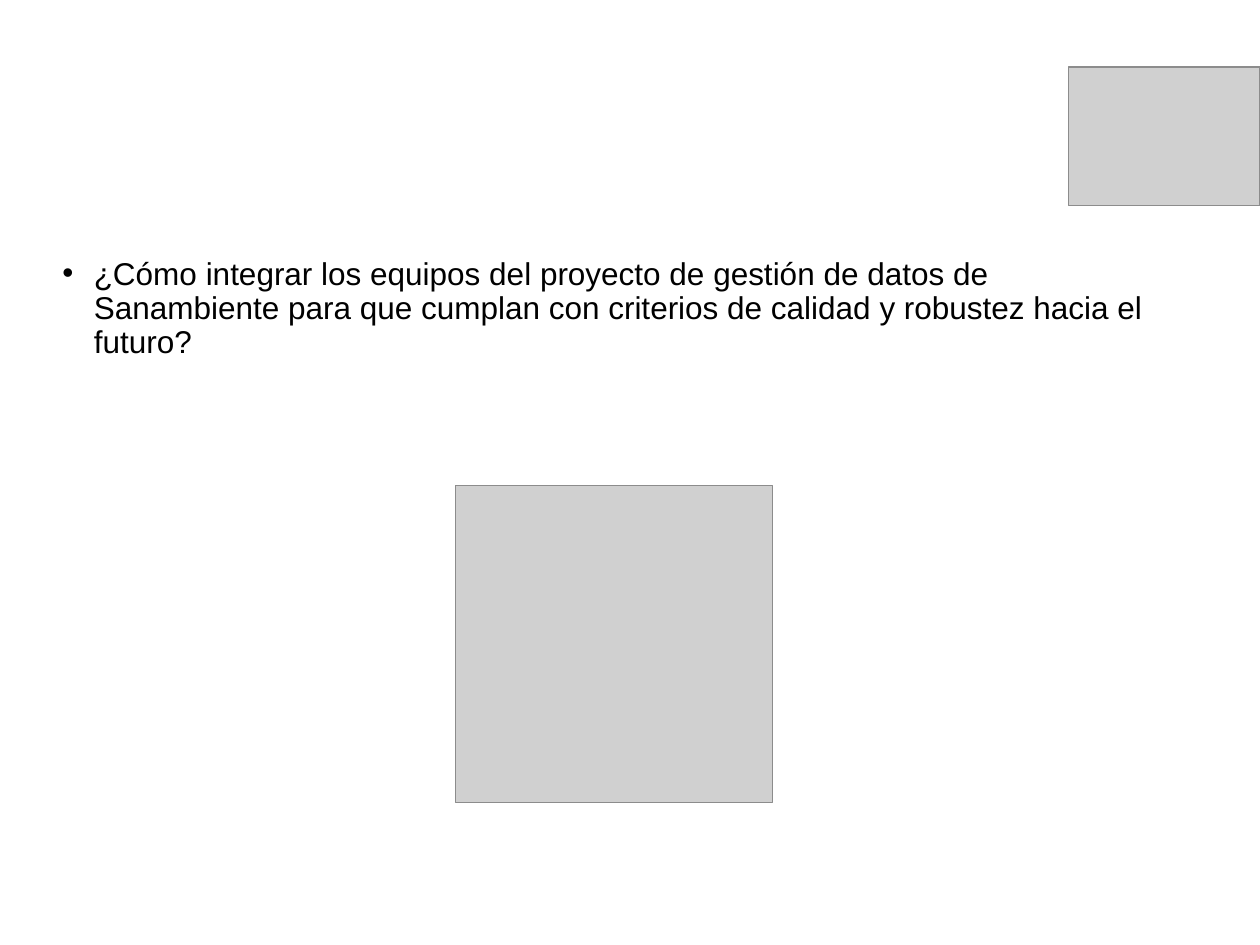
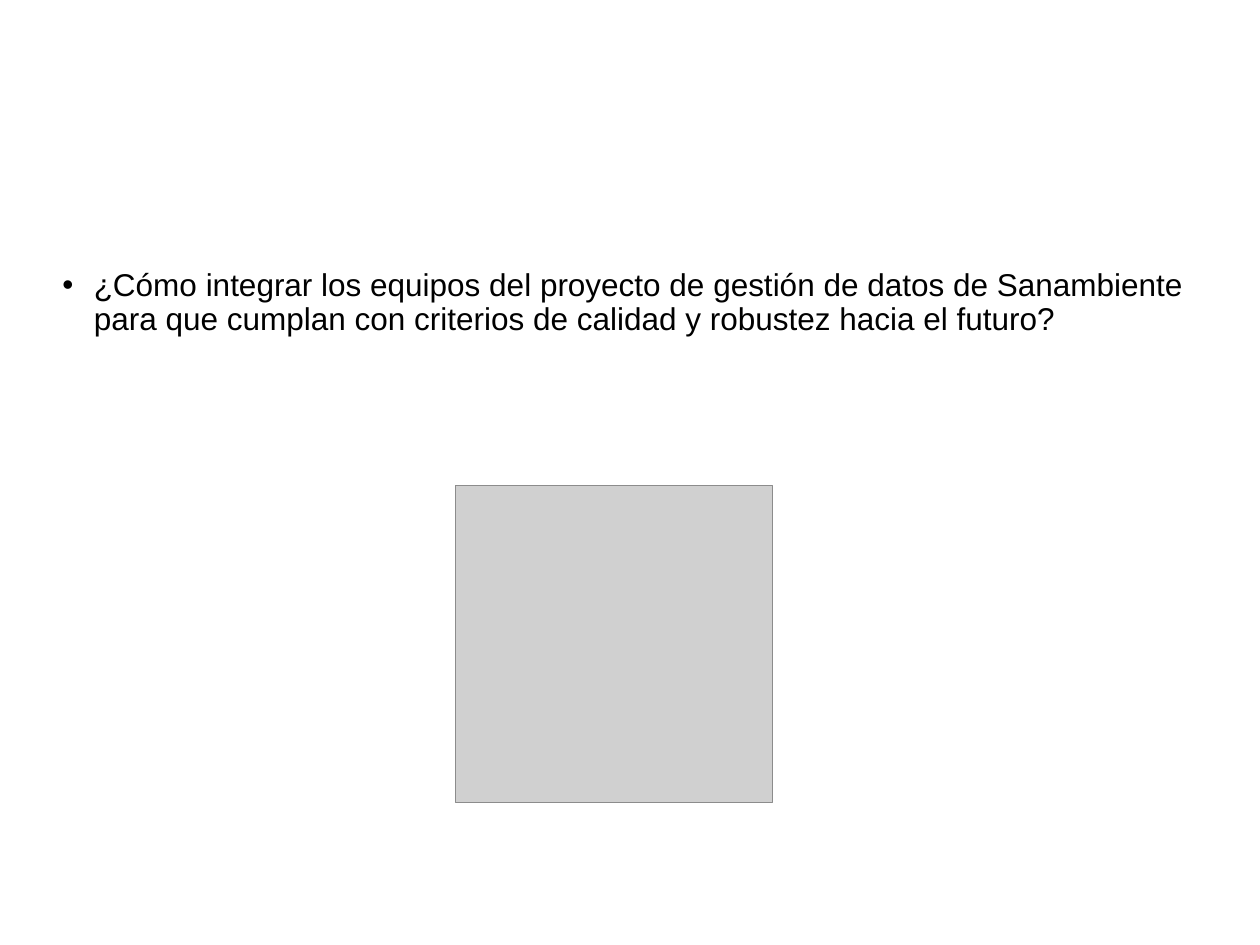
Before and after one commit to cristianpazu/Proyecto-Sanambiente, a slide deck: slide 6 of Documentos de ponencias en eventos/Tecnotic 2019/Exposición - Tecnotic 2019.pptx. Drawn at 1260x945 pixels with LibreOffice and Linux fonts; fonts in the diff are those of the drawing; grey boxes stand for pictures; background and template pictures are left out. Boxes give left, top, right and bottom in pixels: in the first picture for what was removed or moved away, otherwise in the second. Text is boxed around its words. In the diff, an @@ line names an element or a change of style, - is before the commit and + after.

```diff
--- a/Documentos de ponencias en eventos/Tecnotic 2019/Exposición - Tecnotic 2019.pptx
+++ b/Documentos de ponencias en eventos/Tecnotic 2019/Exposición - Tecnotic 2019.pptx
@@ picture removed at bbox=[1068, 67, 1260, 205] @@
@@ text "¿Cómo integrar los equipos del ..." rewrapped from bbox=[94, 261, 1142, 354] to bbox=[94, 272, 1183, 336] @@
```
Also in this commit, not shown: 8 other slides changed.
